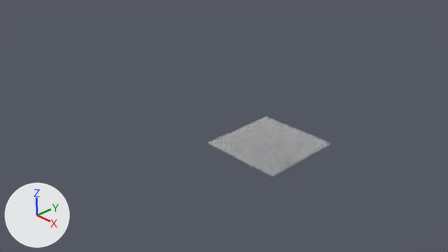
Renders of the Blender file models/grate.blend from each side of a commit.
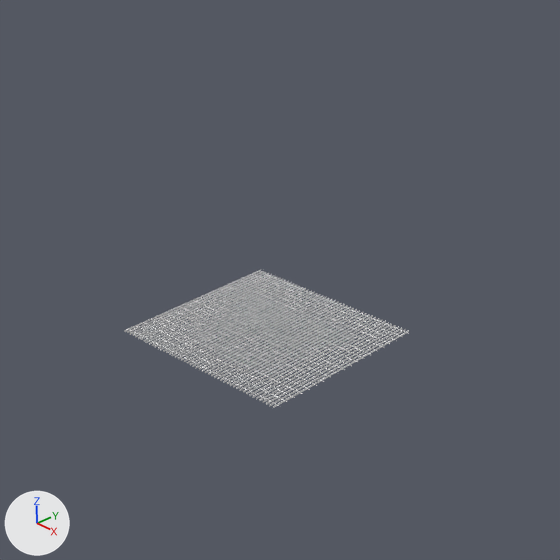
Each version is shown from the file's camera 'Camera', then close up on the part from 34% to 88% of the width and 0% to 96% of the height. Arrows for +X, +Y and +Z are at lower left; the lights stay in place. Materials are left out; every surface is plain grey.

Script lines for the objects in view, before the commit:
```python
me_cube = bpy.data.meshes.new('Cube')
me_cube.from_pydata(...)  # 16 vertices, 12 faces; spans x -0.0015..0.04, y -0.05..0.05, z -0.01..0.01
me_cube.materials.append(mat_material)
ob_slat = bpy.data.objects.new('slat', me_cube)
ob_slat.location = (0.0, 0.0, 0.0)
_m = ob_slat.modifiers.new('Array', 'ARRAY')
_m.count = 50
_m.use_constant_offset = True
_m.constant_offset_displace = (0.04, 0.0, 0.0)
_m.use_relative_offset = False
_m = ob_slat.modifiers.new('Array.001', 'ARRAY')
_m.count = 20
_m.constant_offset_displace = (0.0, 0.0, 0.0)
_m.relative_offset_displace = (0.0, 1.0, 0.0)
```
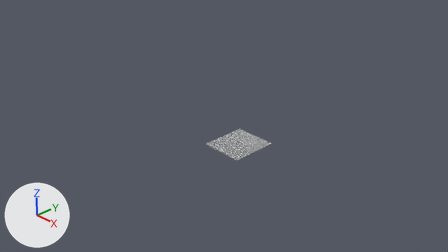
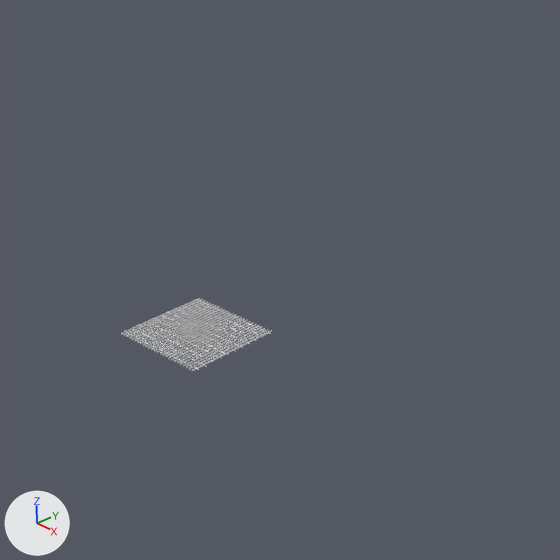
Commit message: Added some grate cloning code

The change, as a diff of the scene's bpy script:
```diff
--- a/models/grate.blend.py
+++ b/models/grate.blend.py
@@ me_cube @@
 me_cube.from_pydata(...)  # 16 vertices, 12 faces; spans x -0.0015..0.04, y -0.05..0.05, z -0.01..0.01
 # used by ob_slat; location = (0.0, 0.0, 0.0)
+# me_cube part 1: the loose piece of 8 vertices spanning x -0.0015..0.0015, y -0.05..0.05, z -0.01..0.01 is moved by (0.0015, -0.05, -0.01)
+# me_cube part 2: the loose piece of 8 vertices spanning x 0.0..0.04, y -0.0027..0.0027, z 0.0022..0.0076 is scaled about its middle by (0.925, 1, 1), then moved by (0.0015, -0.05, -0.0113)
@@ ob_slat @@
 _m = ob_slat.modifiers.new('Array', 'ARRAY')
+_m.fit_type = 'FIT_LENGTH'
 _m.count = 50
-_m.use_constant_offset = True
+_m.fit_length = 1.0
 _m.constant_offset_displace = (0.04, 0.0, 0.0)
-_m.use_relative_offset = False
 _m = ob_slat.modifiers.new('Array.001', 'ARRAY')
+_m.fit_type = 'FIT_LENGTH'
 _m.count = 20
+_m.fit_length = 1.0
 _m.constant_offset_displace = (0.0, 0.0, 0.0)
```

Boxes (x1, y1, x2, y2) around the edits, measured in the close-ups (560 x 560 px; the box of a moved part takes in the faces that stretch with it):
'slat', reshaped, modifiers changed (47% narrower, 47% shorter): before (124, 270, 409, 408); after (121, 298, 271, 371)
part 1 of me_cube, moved or reshaped: before (124, 270, 409, 408); after (121, 298, 271, 371)
part 2 of me_cube, moved or reshaped: before (129, 271, 409, 406); after (126, 300, 271, 370)
